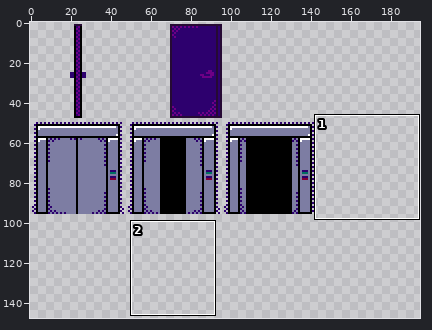
Sprite sheet -- textures/aseprite/doors.png. Above, an overview of the earlier version with the close-up marked.
Close-up. Before:
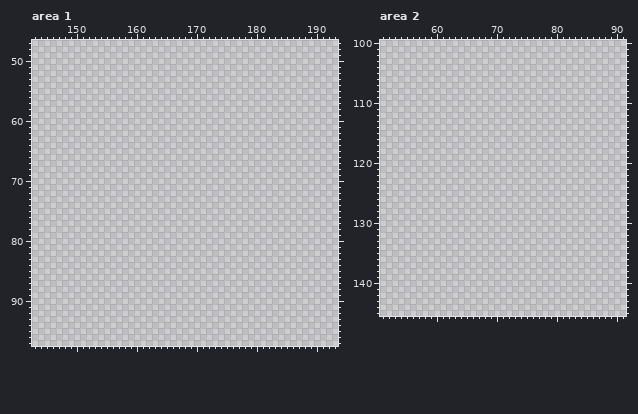
The file is 256x256 pixels. Shown: area 1: x 143..193, y 47..97; area 2: x 51..91, y 100..145. The wide view leaves out empty margins. The commit also changed other parts of the picture, which this record leaves out.
Now the later version:
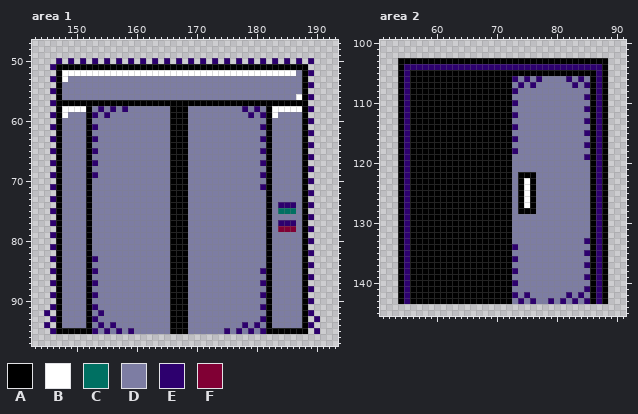
Palette (. is transparent): A #000000  B #ffffff  C #007062  D #7d7da3  E #2d006e  F #800034
What changed:
Changed rows in their new state; - is an unchanged pixel.
Area 1:
first column x 145:
50 --E-E-E-E-E-E-E-E-E-E-E-E-E-E-E-E-E-E-E-E-E-E-
51 -EAAAAAAAAAAAAAAAAAAAAAAAAAAAAAAAAAAAAAAAAAA--
52 --ABBBBBBBBBBBBBBBBBBBBBBBBBBBBBBBBBBBBBBBDAE-
53 -EABDDDDDDDDDDDDDDDDDDDDDDDDDDDDDDDDDDDDDDDA--
54 --ADDDDDDDDDDDDDDDDDDDDDDDDDDDDDDDDDDDDDDDDAE-
55 -EADDDDDDDDDDDDDDDDDDDDDDDDDDDDDDDDDDDDDDDDA--
56 --ADDDDDDDDDDDDDDDDDDDDDDDDDDDDDDDDDDDDDDDBAE-
57 -EAAAAAAAAAAAAAAAAAAAAAAAAAAAAAAAAAAAAAAAAAA--
58 --ABBBBADEDEDEDDDDDDDAAADDDDDDDDDEDEDABBBBBAE-
59 -EABDDDAEDEDDDDDDDDDDAAADDDDDDDDDDEDEABDDDDA--
60 --ADDDDADDDDDDDDDDDDDAAADDDDDDDDDDDDDADDDDDAE-
61 -EADDDDAEDDDDDDDDDDDDAAADDDDDDDDDDDDEADDDDDA--
62 --ADDDDADDDDDDDDDDDDDAAADDDDDDDDDDDDDADDDDDAE-
63 -EADDDDAEDDDDDDDDDDDDAAADDDDDDDDDDDDEADDDDDA--
64 --ADDDDADDDDDDDDDDDDDAAADDDDDDDDDDDDDADDDDDAE-
65 -EADDDDAEDDDDDDDDDDDDAAADDDDDDDDDDDDEADDDDDA--
66 --ADDDDADDDDDDDDDDDDDAAADDDDDDDDDDDDDADDDDDAE-
67 -EADDDDAEDDDDDDDDDDDDAAADDDDDDDDDDDDEADDDDDA--
68 --ADDDDADDDDDDDDDDDDDAAADDDDDDDDDDDDDADDDDDAE-
69 -EADDDDAEDDDDDDDDDDDDAAADDDDDDDDDDDDEADDDDDA--
70 --ADDDDADDDDDDDDDDDDDAAADDDDDDDDDDDDDADDDDDAE-
71 -EADDDDADDDDDDDDDDDDDAAADDDDDDDDDDDDEADDDDDA--
72 --ADDDDADDDDDDDDDDDDDAAADDDDDDDDDDDDDADDDDDAE-
73 -EADDDDADDDDDDDDDDDDDAAADDDDDDDDDDDDDADDDDDA--
74 --ADDDDADDDDDDDDDDDDDAAADDDDDDDDDDDDDADEEEDAE-
75 -EADDDDADDDDDDDDDDDDDAAADDDDDDDDDDDDDADCCCDA--
76 --ADDDDADDDDDDDDDDDDDAAADDDDDDDDDDDDDADDDDDAE-
77 -EADDDDADDDDDDDDDDDDDAAADDDDDDDDDDDDDADEEEDA--
78 --ADDDDADDDDDDDDDDDDDAAADDDDDDDDDDDDDADFFFDAE-
79 -EADDDDADDDDDDDDDDDDDAAADDDDDDDDDDDDDADDDDDA--
80 --ADDDDADDDDDDDDDDDDDAAADDDDDDDDDDDDDADDDDDAE-
81 -EADDDDADDDDDDDDDDDDDAAADDDDDDDDDDDDDADDDDDA--
82 --ADDDDADDDDDDDDDDDDDAAADDDDDDDDDDDDDADDDDDAE-
83 -EADDDDAEDDDDDDDDDDDDAAADDDDDDDDDDDDDADDDDDA--
84 --ADDDDADDDDDDDDDDDDDAAADDDDDDDDDDDDDADDDDDAE-
85 -EADDDDAEDDDDDDDDDDDDAAADDDDDDDDDDDDEADDDDDA--
86 --ADDDDADDDDDDDDDDDDDAAADDDDDDDDDDDDDADDDDDAE-
87 -EADDDDAEDDDDDDDDDDDDAAADDDDDDDDDDDDEADDDDDA--
88 --ADDDDADDDDDDDDDDDDDAAADDDDDDDDDDDDDADDDDDAE-
89 -EADDDDAEDDDDDDDDDDDDAAADDDDDDDDDDDDEADDDDDA--
90 --ADDDDADDDDDDDDDDDDDAAADDDDDDDDDDDDDADDDDDAE-
91 -EADDDDAEDDDDDDDDDDDDAAADDDDDDDDDDDDEADDDDDA--
92 E-ADDDDADEDDDDDDDDDDDAAADDDDDDDDDDDDDADDDDDAE-
93 -EADDDDAEDDDDDDDDDDDDAAADDDDDDDDDDDDEADDDDDA-E
94 E-ADDDDADEDEDDDDDDDDDAAADDDDDDDDDEDEDADDDDDAE-
95 -EAAAAAAEDEDEDEDDDDDDAAADDDDDDEDEDEDEAAAAAAA-E
Area 2:
first column x 54:
103 AAAAAAAAAAAAAAAAAAAAAAAAAAAAAAAAAAA
104 AEEEEEEEEEEEEEEEEEEEEEEEEEEEEEEEEEA
105 AEAAAAAAAAAAAAAAAAAAAAAAAAAAAAAAAEA
106 AEAAAAAAAAAAAAAAAAAEDEDEDDDDEDEDAEA
107 AEAAAAAAAAAAAAAAAAADEDEDDDDDDEDEAEA
108 AEAAAAAAAAAAAAAAAAAEDDDDDDDDDDDDAEA
109 AEAAAAAAAAAAAAAAAAADDDDDDDDDDDDEAEA
110 AEAAAAAAAAAAAAAAAAAEDDDDDDDDDDDDAEA
111 AEAAAAAAAAAAAAAAAAADDDDDDDDDDDDEAEA
112 AEAAAAAAAAAAAAAAAAAEDDDDDDDDDDDDAEA
113 AEAAAAAAAAAAAAAAAAADDDDDDDDDDDDEAEA
114 AEAAAAAAAAAAAAAAAAAEDDDDDDDDDDDDAEA
115 AEAAAAAAAAAAAAAAAAADDDDDDDDDDDDEAEA
116 AEAAAAAAAAAAAAAAAAAEDDDDDDDDDDDDAEA
117 AEAAAAAAAAAAAAAAAAADDDDDDDDDDDDEAEA
118 AEAAAAAAAAAAAAAAAAAEDDDDDDDDDDDDAEA
119 AEAAAAAAAAAAAAAAAAADDDDDDDDDDDDEAEA
120 AEAAAAAAAAAAAAAAAAADDDDDDDDDDDDDAEA
121 AEAAAAAAAAAAAAAAAAADDDDDDDDDDDDDAEA
122 AEAAAAAAAAAAAAAAAAADAAADDDDDDDDDAEA
123 AEAAAAAAAAAAAAAAAAADABADDDDDDDDDAEA
124 AEAAAAAAAAAAAAAAAAADABADDDDDDDDDAEA
125 AEAAAAAAAAAAAAAAAAADABADDDDDDDDDAEA
126 AEAAAAAAAAAAAAAAAAADABADDDDDDDDDAEA
127 AEAAAAAAAAAAAAAAAAADABADDDDDDDDDAEA
128 AEAAAAAAAAAAAAAAAAADAAADDDDDDDDDAEA
129 AEAAAAAAAAAAAAAAAAADDDDDDDDDDDDDAEA
130 AEAAAAAAAAAAAAAAAAADDDDDDDDDDDDDAEA
131 AEAAAAAAAAAAAAAAAAADDDDDDDDDDDDDAEA
132 AEAAAAAAAAAAAAAAAAADDDDDDDDDDDDDAEA
133 AEAAAAAAAAAAAAAAAAADDDDDDDDDDDDEAEA
134 AEAAAAAAAAAAAAAAAAAEDDDDDDDDDDDDAEA
135 AEAAAAAAAAAAAAAAAAADDDDDDDDDDDDEAEA
136 AEAAAAAAAAAAAAAAAAAEDDDDDDDDDDDDAEA
137 AEAAAAAAAAAAAAAAAAADDDDDDDDDDDDEAEA
138 AEAAAAAAAAAAAAAAAAAEDDDDDDDDDDDDAEA
139 AEAAAAAAAAAAAAAAAAADDDDDDDDDDDDEAEA
140 AEAAAAAAAAAAAAAAAAAEDDDDDDDDDDDDAEA
141 AEAAAAAAAAAAAAAAAAADDDDDDDDDDDDEAEA
142 AEAAAAAAAAAAAAAAAAAEDEDDDDDDEDEDAEA
143 AEAAAAAAAAAAAAAAAAADEDEDDEDEDEDEAEA
